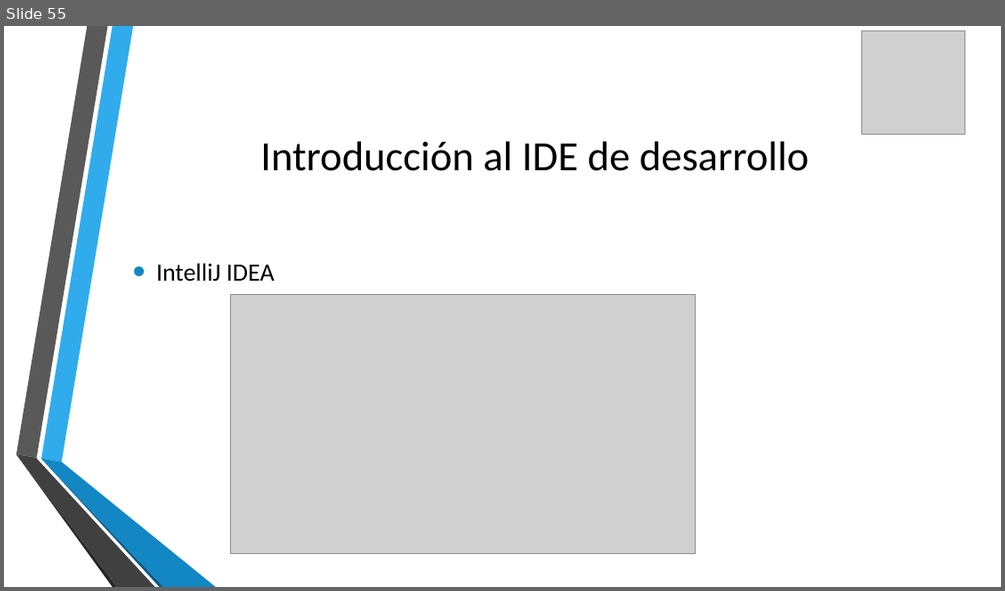
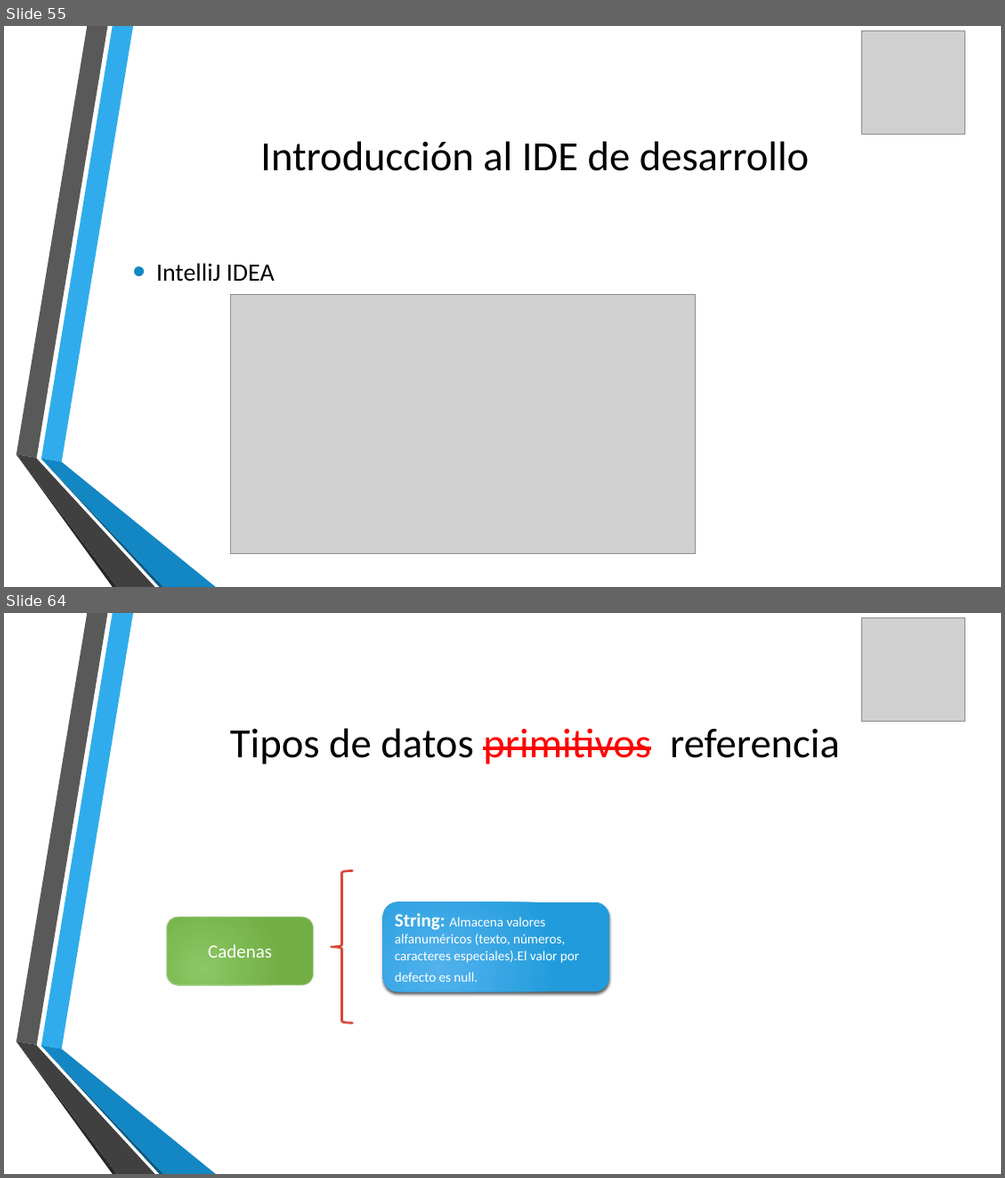
Before and after one commit to udevit/documents, a slide deck: Java_8_desde_cero.pptx. Shown one above the other, each under a label of ours: slide 55 before the commit, slides 55 and 64 after it; the slides between them are not shown. The pictures are 1005x591 and 1005x1178 pixels, drawn with LibreOffice and Linux fonts; fonts in the diff are those of the drawing; grey boxes stand for pictures; background and template pictures are left out. Boxes give left, top, right and bottom in pixels: in the first picture for what was removed or moved away, otherwise in the second. Text is boxed around its words. In the diff, an @@ line names an element or a change of style, - is before the commit and + after.

```diff
--- a/Java_8_desde_cero.pptx
+++ b/Java_8_desde_cero.pptx
@@ slide 64 added at [4,613,1001,1174], background picture (left out); not listed: 6 template elements that a slide beside it also shows @@
@@ picture added at [862,617,965,721] @@
@@ title added at [230,728,840,764], 40 pt, text #000000 @@
+Tipos de datos primitivos referencia
@@ left brace added at [332,871,353,1022], outline #D64A3B 2.25 pt @@
@@ rounded rectangle added at [383,901,610,991], fill gradient #51B3ED to #219CDB, 13 pt, text #FFFFFF @@
+String: Almacena valores alfanuméricos (texto, números, caracteres especiales).El valor por defecto es null.
@@ rounded rectangle added at [166,916,313,985], fill gradient #8CC764 to #72AF45, outline #C0DEB3 0.75 pt, 18 pt, text #FFFFFF @@
+Cadenas
```
Also in this commit, not shown: 1 slide changed, 24 other slides added.
